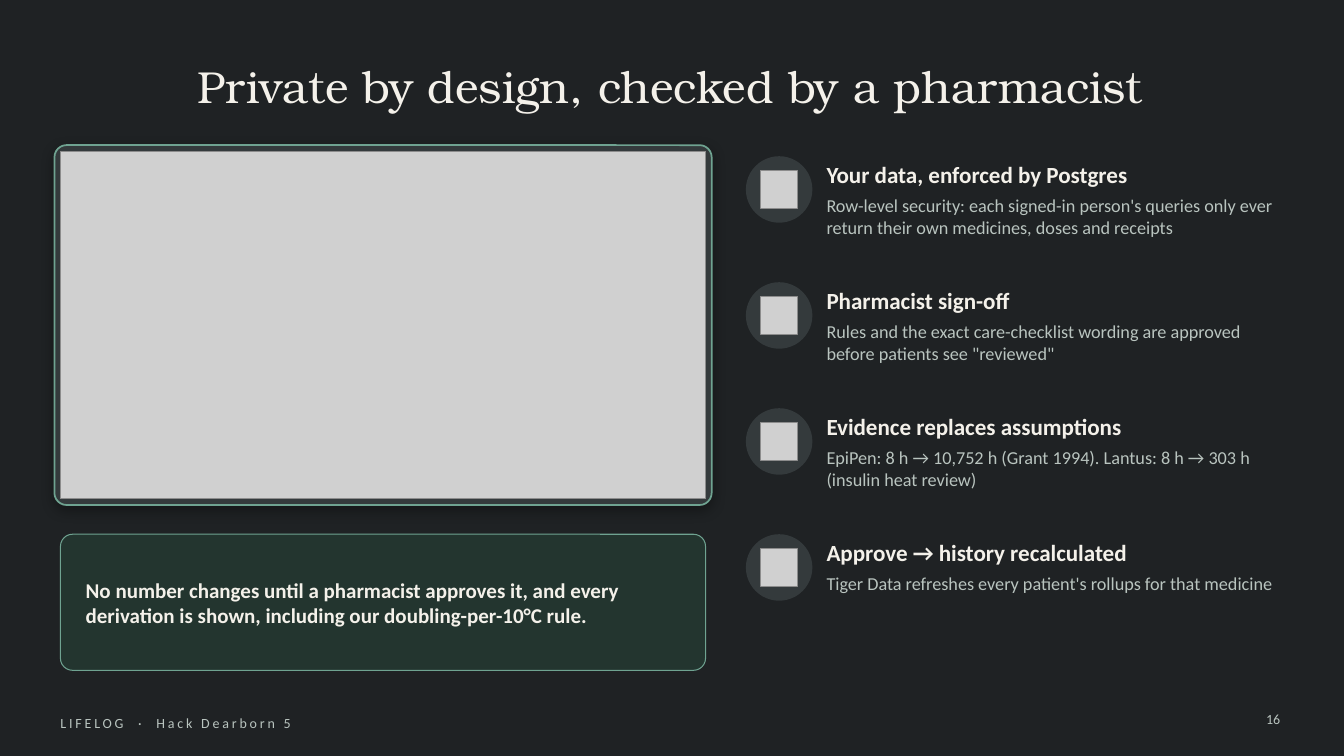
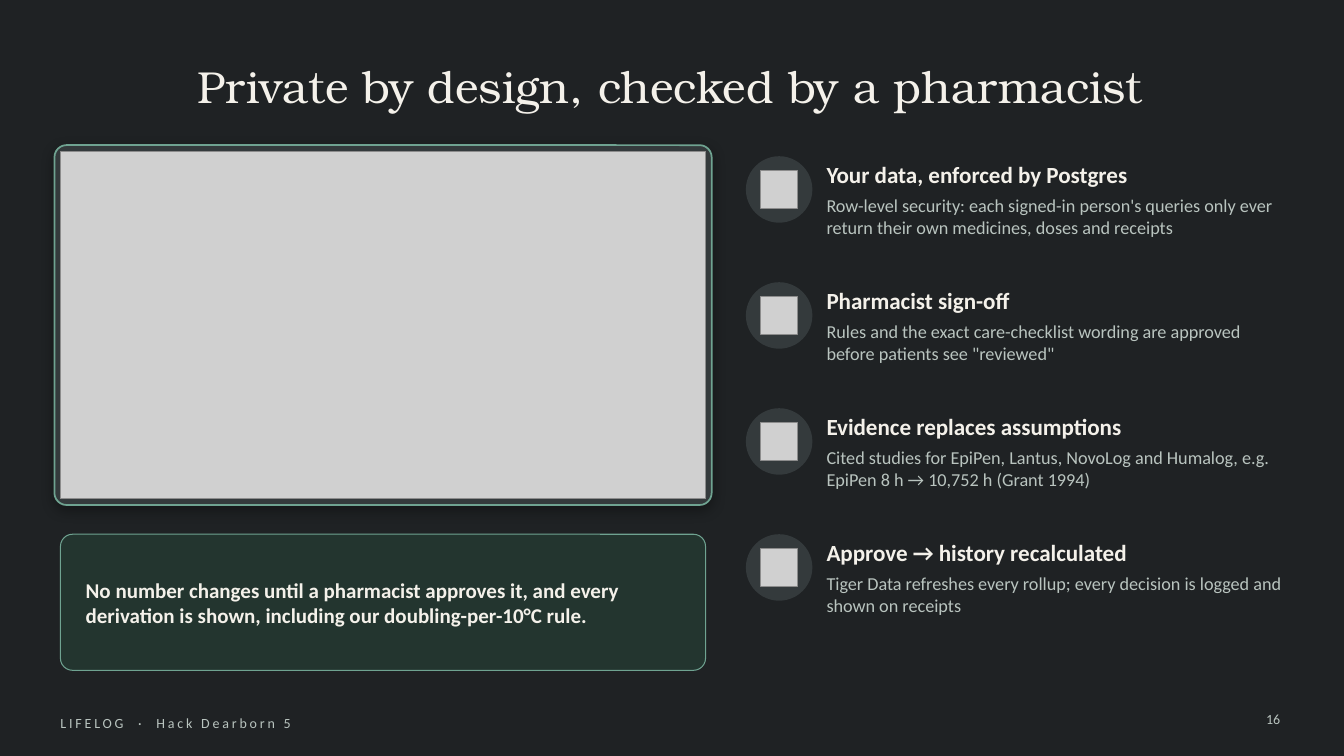
Before and after one commit to Manognya86/HackDearborn5, a slide deck: slide 16 of presentation/LIFELOG_HackDearborn5.pptx. Drawn at 1344x756 pixels with LibreOffice and Linux fonts; fonts in the diff are those of the drawing; grey boxes stand for pictures. Boxes give left, top, right and bottom in pixels: in the first picture for what was removed or moved away, otherwise in the second. Text is boxed around its words. In the diff, an @@ line names an element or a change of style, - is before the commit and + after.

Commit message:
Deck: 25 slides with reaching-people and language/data-control slides, 24 medicines; fix reminders overlap and checkbox size

```diff
--- a/presentation/LIFELOG_HackDearborn5.pptx
+++ b/presentation/LIFELOG_HackDearborn5.pptx
@@ text at [827,451,1269,489]: text changed @@
-EpiPen: 8 h → 10,752 h (Grant 1994). Lantus: 8 h → 303 h (insulin heat review)
+Cited studies for EpiPen, Lantus, NovoLog and Humalog, e.g. EpiPen 8 h → 10,752 h (Grant 1994)
@@ text at [827,577,1281,615]: text changed @@
-Tiger Data refreshes every patient's rollups for that medicine
+Tiger Data refreshes every rollup; every decision is logged and shown on receipts
```
Also in this commit, not shown: 2 other slides changed, 2 slides added, 4 other files.
